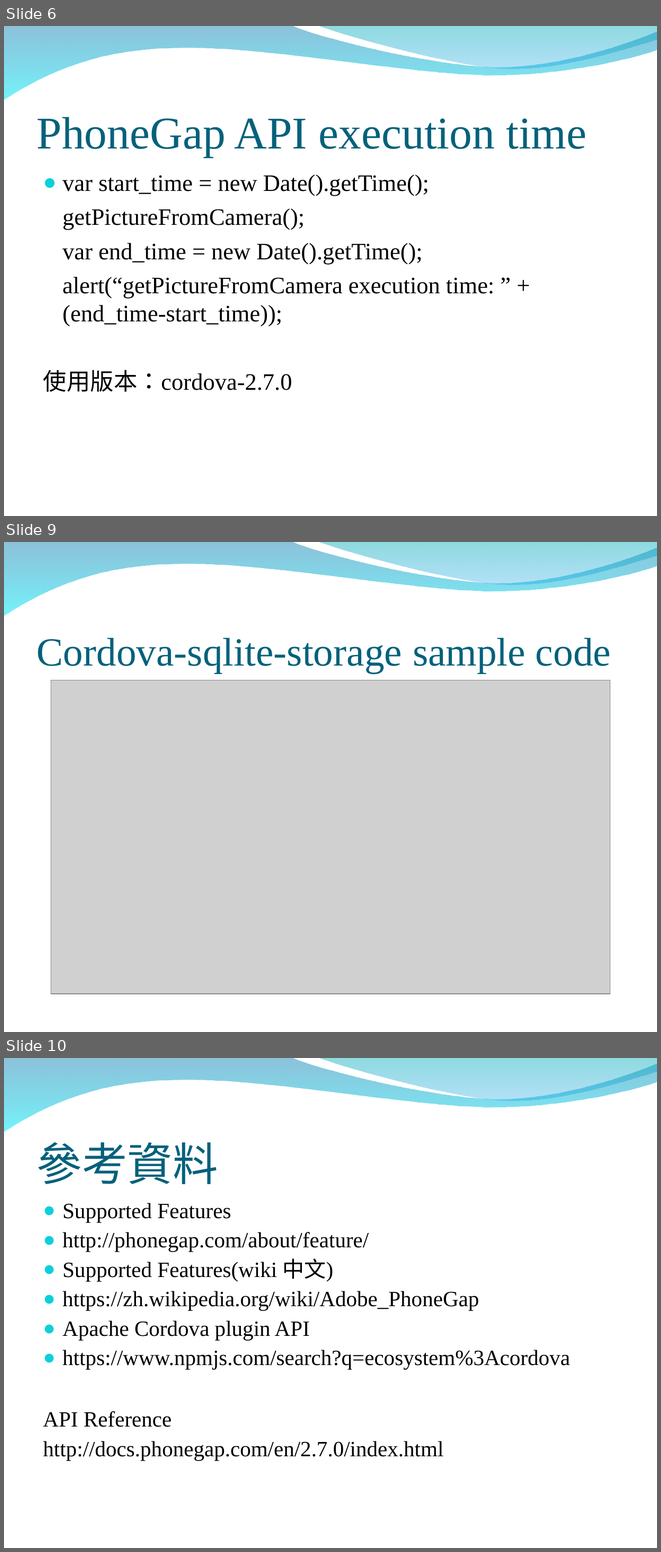
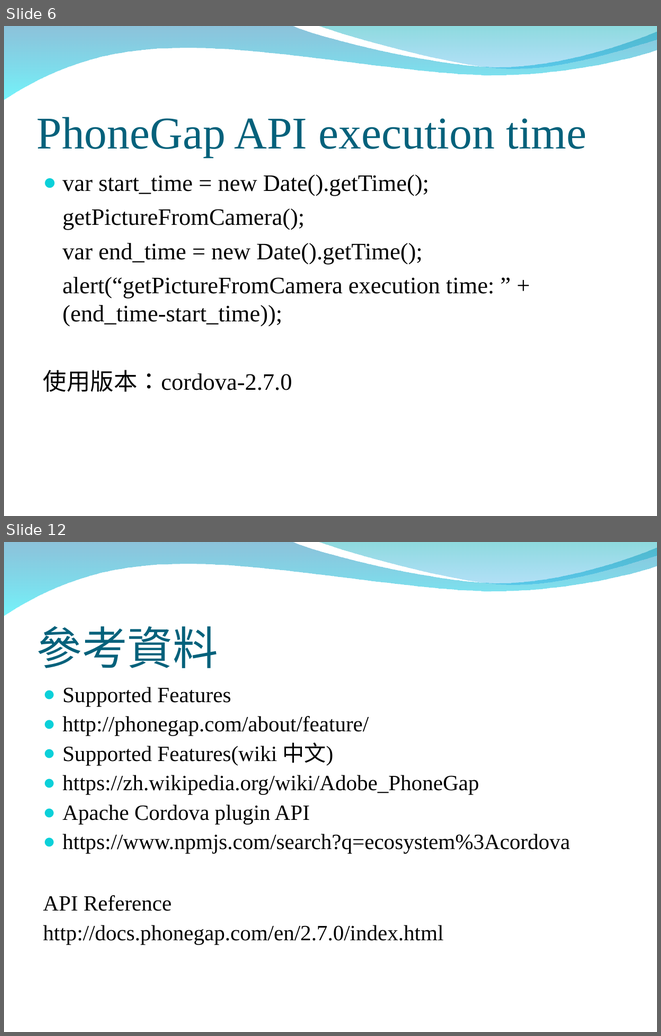
Before and after one commit to peter279k/regular_meeting, a slide deck: PhoneGap API.ppt. Shown one above the other, each under a label of ours: slides 6, 9 and 10 before the commit, slides 6 and 12 after it; the slides between them are not shown. The pictures are 661x1552 and 661x1036 pixels, drawn with LibreOffice and Linux fonts; fonts in the diff are those of the drawing; grey boxes stand for pictures; background and template pictures are left out. Boxes give left, top, right and bottom in pixels: in the first picture for what was removed or moved away, otherwise in the second. Text is boxed around its words. In the diff, an @@ line names an element or a change of style, - is before the commit and + after.

```diff
--- a/PhoneGap API.ppt
+++ b/PhoneGap API.ppt
@@ slide 9 removed at <box>4,542,657,1032</box>, background picture (left out); not listed: 2 template elements that a slide beside it also shows @@
@@ title removed at <box>37,637,611,673</box> @@
-Cordova-sqlite-storage sample code
@@ picture removed at <box>51,680,611,994</box> @@
@@ what was slide 10 is now slide 12 @@
```
Also in this commit, not shown: 1 slide changed, 4 slides added, 1 other slide removed.
